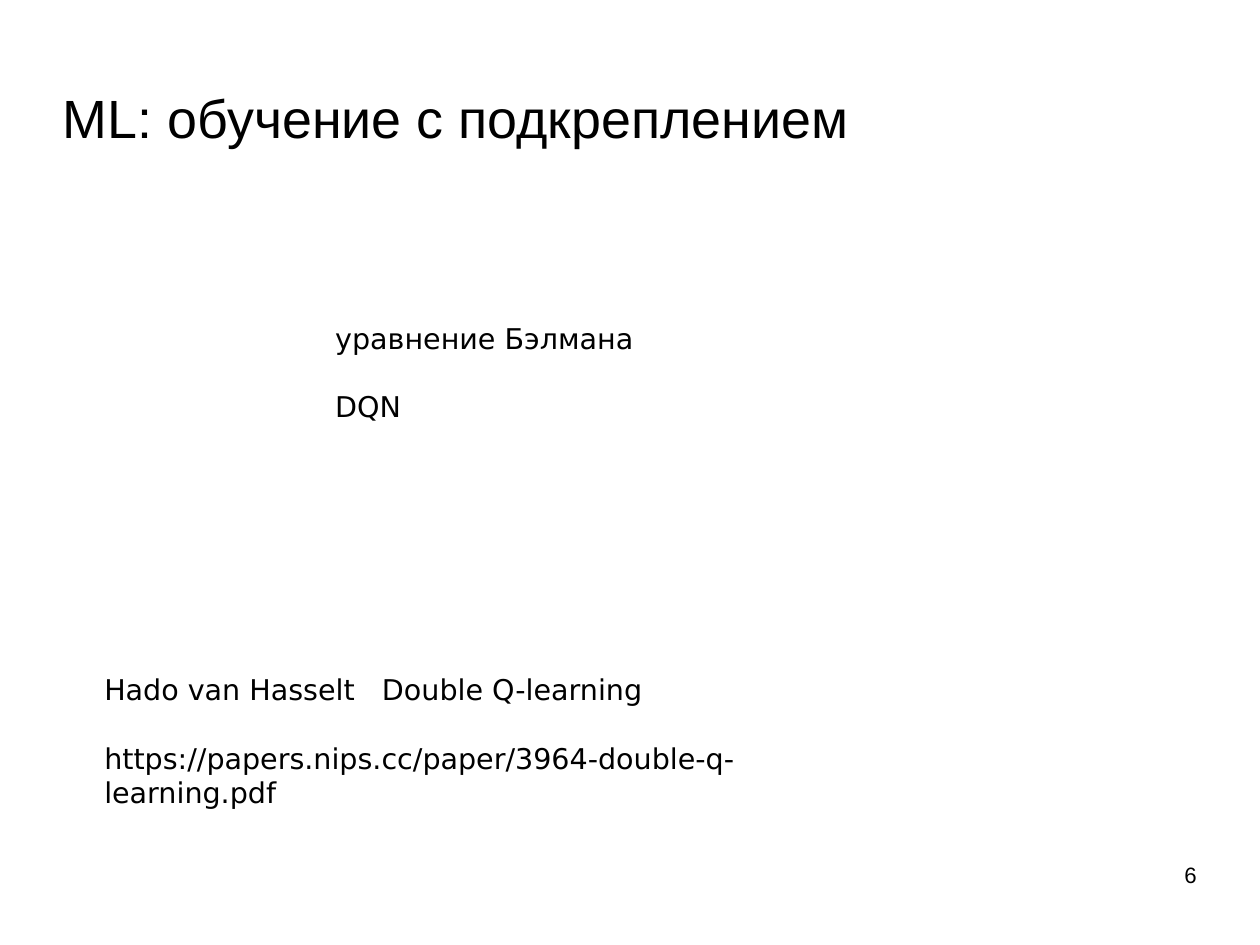
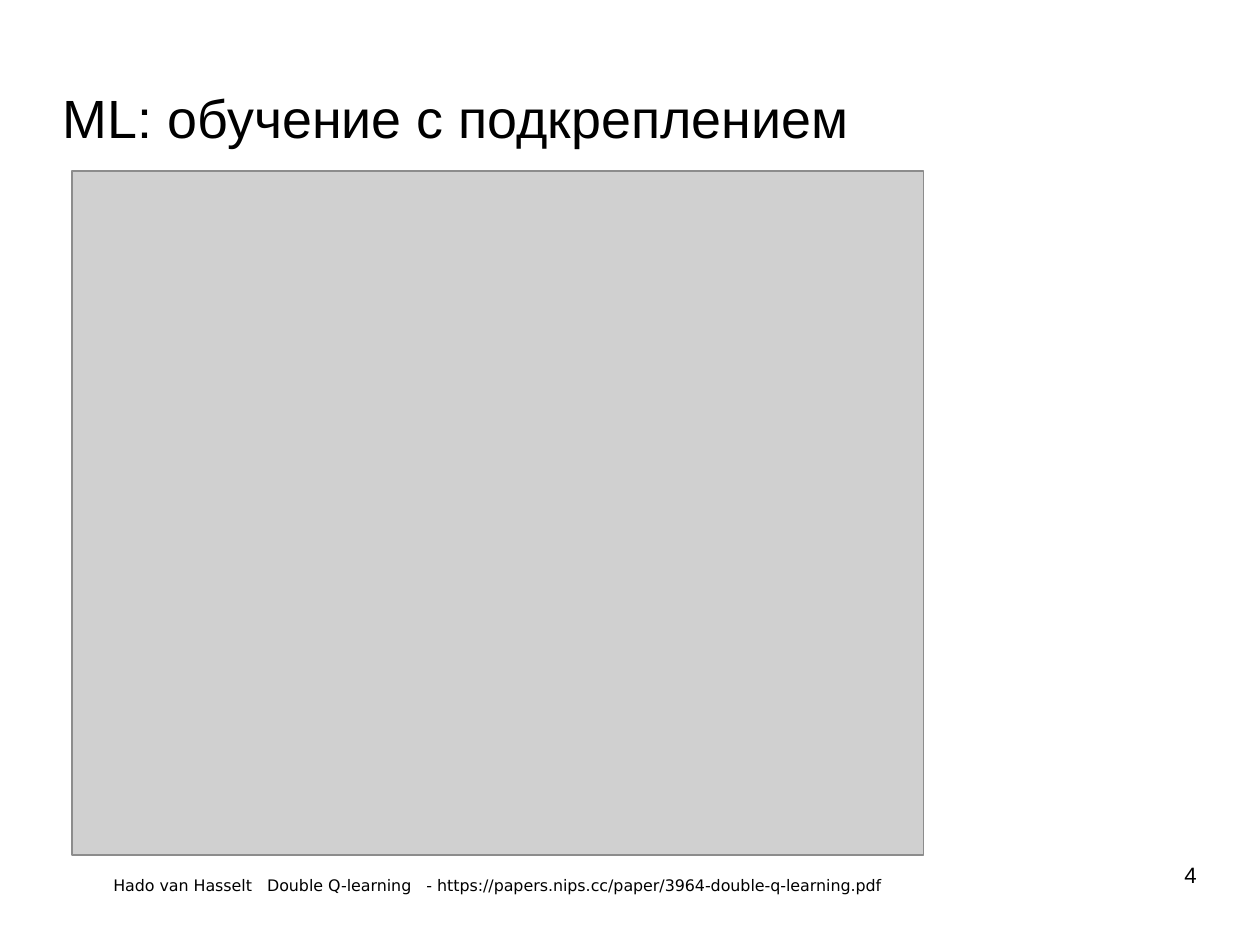
Before and after one commit to mechanoid5/ml_lectorium_legacy, a slide deck: slide 4 of 24-rl-dqn.odp (slide 6 before the commit). Drawn at 1260x945 pixels with LibreOffice and Linux fonts; fonts in the diff are those of the drawing; grey boxes stand for pictures; background and template pictures are left out. Boxes give left, top, right and bottom in pixels: in the first picture for what was removed or moved away, otherwise in the second. Text is boxed around its words. In the diff, an @@ line names an element or a change of style, - is before the commit and + after.

```diff
--- a/24-rl-dqn.odp
+++ b/24-rl-dqn.odp
@@ picture added at (72, 172, 924, 855) @@
@@ text removed at (335, 328, 634, 421) @@
-уравнение Бэлмана
-DQN
@@ page number at (1184, 867, 1196, 883): text changed @@
-6
+4
@@ text at (113, 879, 881, 895): text changed; size 18 to 10 pt @@
-Hado van Hasselt Double Q-learning
-https://papers.nips.cc/paper/3964-double-q-learning.pdf
+Hado van Hasselt Double Q-learning - https://papers.nips.cc/paper/3964-double-q-learning.pdf
```
Also in this commit, not shown: 3 other slides changed, 3 slides removed.
